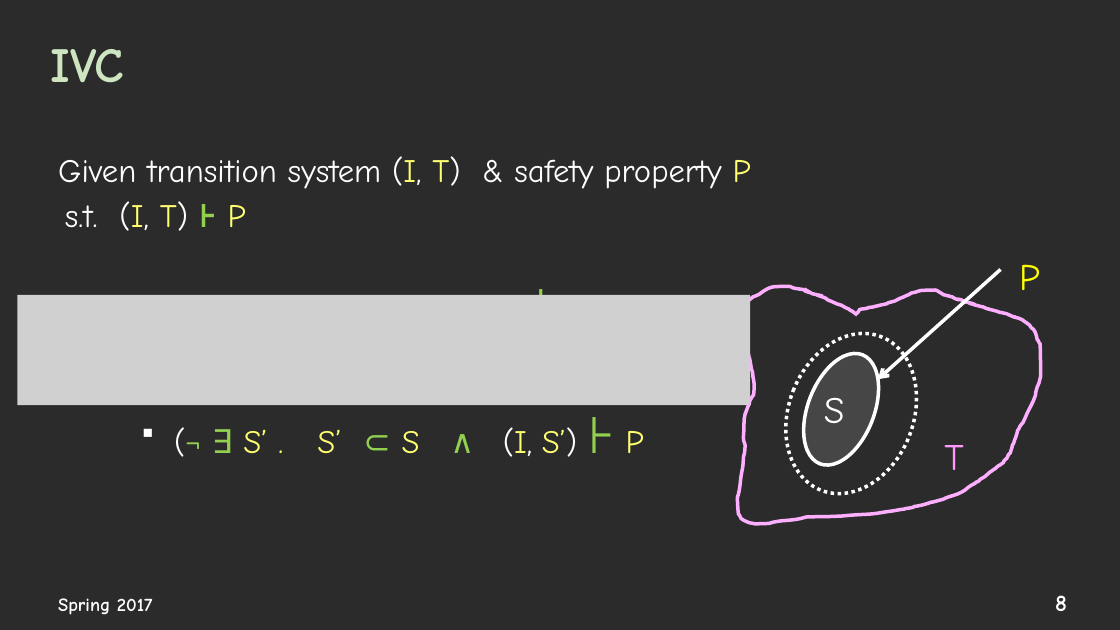
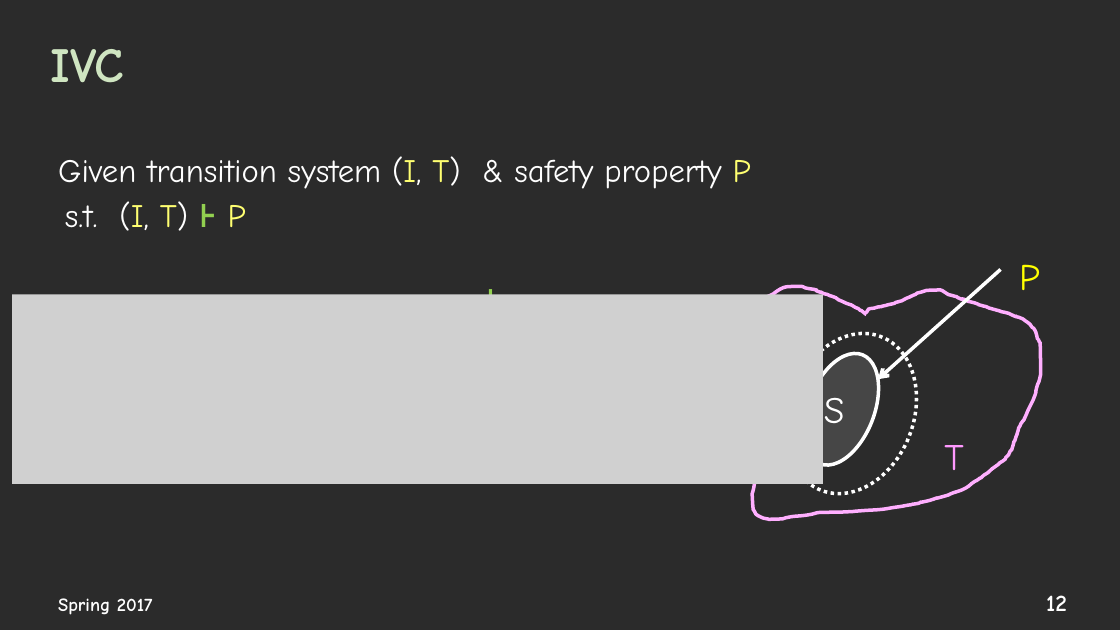
Before and after one commit to elaghs/Working, a slide deck: slide 12 of presentations/WPE_coverage.pptx (slide 8 before the commit). Drawn at 1120x630 pixels with LibreOffice and Linux fonts; fonts in the diff are those of the drawing; grey boxes stand for pictures; background and template pictures are left out; a plain dark background stands for a picture behind light text. Boxes give left, top, right and bottom in pixels: in the first picture for what was removed or moved away, otherwise in the second. Text is boxed around its words. In the diff, an @@ line names an element or a change of style, - is before the commit and + after.

```diff
--- a/presentations/WPE_coverage.pptx
+++ b/presentations/WPE_coverage.pptx
@@ picture: place and size @@
-picture at bbox=[18, 295, 750, 405]
+picture at bbox=[13, 295, 823, 485]
@@ text at bbox=[132, 293, 540, 337]: text changed @@
-  ▪ S ⊆ T is an IVC set iff (I, S) ⊦ P
+  ▪ S ⊆ T is an IVC iff (I, S) ⊦ P
@@ freeform shape: place and size @@
-freeform shape at bbox=[726, 287, 1041, 524]
+freeform shape at bbox=[741, 287, 1041, 519]
@@ page number at bbox=[1046, 595, 1067, 611]: text changed @@
-8
+12
```
Also in this commit, not shown: 13 other slides changed, 24 slides added, 4 slides removed, 3 other files.
